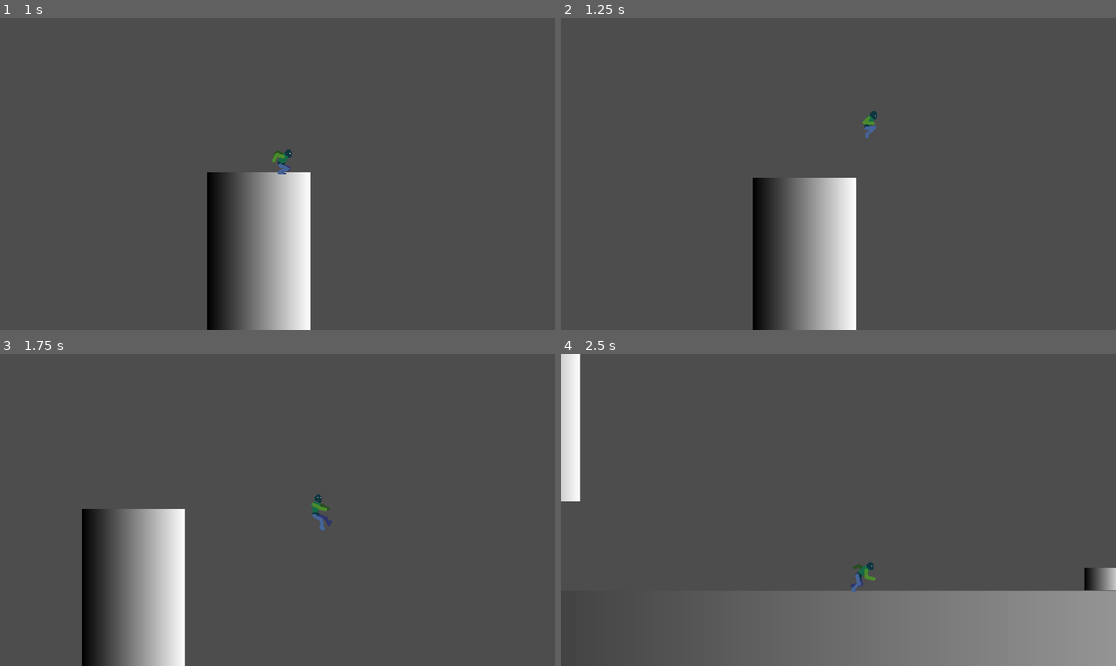
Above: before the commit, frames 1-4 (two rows, left to right).
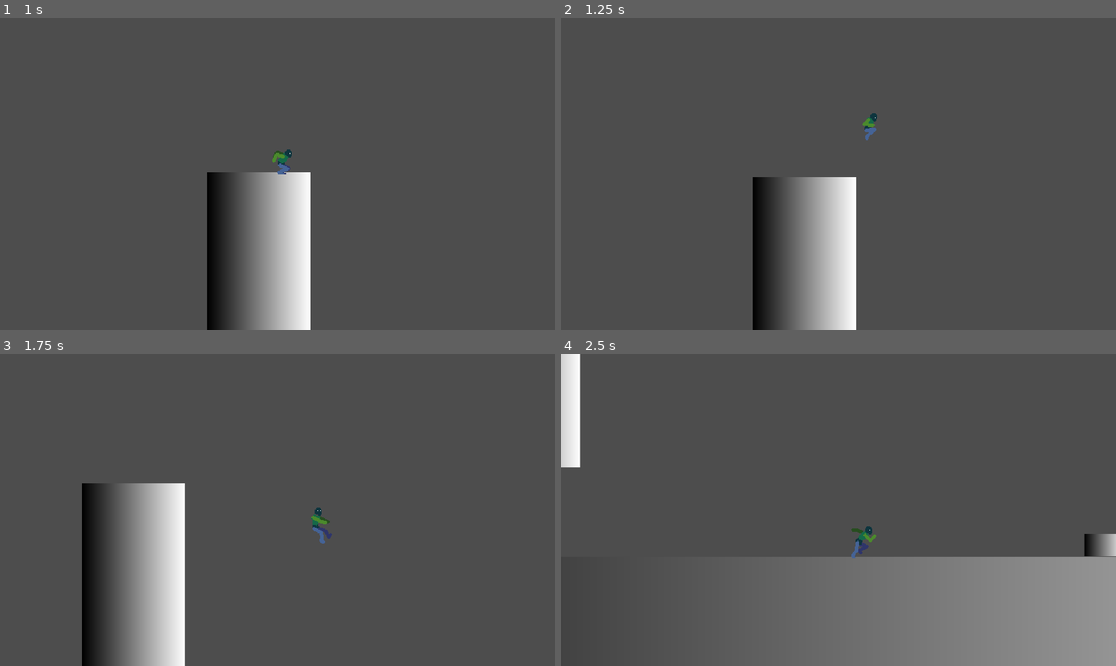
Above: after the commit, the same moments.

Repository: Trunixx/Project-Melee
Game: Godot game, scene res://scenes/main.tscn
Two runs of this game, one before a commit and one after it. Both use one fixed random seed, a clock stepped at 60 frames per second and the inputs below.
Inputs:
- Up to frame 1 (1 s): hold D (move_right) from 0.53 s (still down); hold Shift (sprinting) from 0.53 s (still down); tap Space (jump) at 0.77, 0.8 s
- Up to frame 2 (1.25 s): keep holding D (move_right); keep holding Shift (sprinting); tap Space (jump) at 1.07 s
- Up to frame 3 (1.75 s): keep holding D (move_right); release Shift (sprinting) at 1.28 s; tap Space (jump) at 1.35, 1.52 s; tap Shift (sprinting) at 1.55 s
- Up to frame 4 (2.5 s): tap Space (jump) at 1.82, 2.3 s; release D (move_right) at 2.03 s; hold A (move_left) from 2.03 s (still down); hold Shift (sprinting) from 2.03 s (still down)

Frame 1 is identical in both runs. In frame 2, 0.1% of the frame differs, in the area x 34-57%, y 29-52%; in frame 3, 1.5%; in frame 4, 7.0%, in the area x 0-100%, y 36-77%.

Commit message:
Changed the move method to a more maintainable one

Diff:
--- a/project.godot
+++ b/project.godot
@@ -20,6 +20,10 @@
 window/size/viewport_width=1920
 window/size/viewport_height=1080
 window/size/mode=2
+
+[editor_plugins]
+
+enabled=PackedStringArray("res://addons/fgi/plugin.cfg")
 
 [input]
 
--- a/resources/actor_stats.gd
+++ b/resources/actor_stats.gd
@@ -2,6 +2,7 @@
 
 @export var move_force : float = 120.0
 
+#TODO: Tune the gravity values
 @export var gravity : float = ProjectSettings.get_setting("physics/2d/default_gravity")
 @export var jump_gravity : float = max(ProjectSettings.get_setting("physics/2d/default_gravity") - 300, 680)
 
--- a/scripts/actor.gd
+++ b/scripts/actor.gd
@@ -27,12 +27,15 @@
 func apply_gravity(gravity : float, delta : float):
 	velocity.y += gravity * delta
 
-func apply_stopping_move(delta : float):
-	velocity.x = move_toward(velocity.x, 0, stats.ground_friction * delta)
-
 func apply_default_move(delta : float, speed_mult : float = 1.0):
 	var input_x = get_input_x()
 	velocity.x = move_toward(velocity.x, input_x * stats.move_force * speed_mult, stats.ground_acceleration * delta)
+
+func apply_stop_move(delta : float):
+	velocity.x = move_toward(velocity.x, 0, stats.ground_friction * delta)
+
+func apply_ground_move(delta : float, speed_mult : float = 1.0):
+	apply_default_move(delta,speed_mult)
 
 func apply_air_move(delta : float, speed_mult : float = 1.0):
 	apply_default_move(delta,speed_mult)
@@ -42,22 +45,7 @@
 	velocity.x = speed_bonus * input_x
 	velocity.x = move_toward(velocity.x, input_x * stats.move_force * speed_mult, stats.air_acceleration * delta)
 
-func do_move_by_mode(mode : String, delta : float, speed_bonus : float = 0.0, speed_mult: float = 1.0, gravity : float = stats.gravity):
-	match mode:
-		"idle":
-			apply_stopping_move(delta)
-		"ground":
-			apply_default_move(delta, speed_mult)
-		"jump":
-			apply_jump_move(delta, speed_bonus, speed_mult)
-		"air":
-			apply_default_move(delta, speed_mult)
-		"prejump":
-			apply_stopping_move(delta)
-		_:
-			printerr("Mode \"" + mode + "\" not recognized! Applying default \"ground\" mode.")
-			apply_default_move(speed_mult)
-
+func do_move(delta : float, gravity : float = stats.gravity):
 	apply_gravity(gravity, delta)
 	view.face_from_velocity(velocity.x)
 	move_and_slide()
--- a/scripts/states/falling.gd
+++ b/scripts/states/falling.gd
@@ -13,7 +13,8 @@
 	pass
 
 func physics_update(delta: float) -> void:
-	actor.do_move_by_mode("air", delta)
+	actor.apply_air_move(delta)
+	actor.do_move(delta, actor.stats.gravity)
 
 	if actor.is_on_floor():
 		if is_equal_approx(actor.get_input_x(), 0.0):
--- a/scripts/states/idle.gd
+++ b/scripts/states/idle.gd
@@ -13,7 +13,8 @@
 	pass
 
 func physics_update(delta: float) -> void:
-	actor.do_move_by_mode("idle", delta)
+	actor.apply_stop_move(delta)
+	actor.do_move(delta, actor.stats.gravity)
 
 	if not actor.is_on_floor():
 		finished.emit(FALLING)
--- a/scripts/states/jumpfalling.gd
+++ b/scripts/states/jumpfalling.gd
@@ -13,7 +13,8 @@
 	pass
 
 func physics_update(delta: float) -> void:
-	actor.do_move_by_mode("air", delta, 0.0, actor.stats.jumping_speed_multiplier)
+	actor.apply_air_move(delta, actor.stats.jumping_speed_multiplier)
+	actor.do_move(delta, actor.stats.gravity)
 
 	if actor.is_on_floor():
 		if is_equal_approx(actor.get_input_x(), 0.0):
--- a/scripts/states/jumping.gd
+++ b/scripts/states/jumping.gd
@@ -14,7 +14,8 @@
 	pass
 
 func physics_update(delta: float) -> void:
-	actor.do_move_by_mode("jump", delta, actor.stats.jump_speed_bonus, actor.stats.jumping_speed_multiplier, actor.stats.jump_gravity)
+	actor.apply_jump_move(delta, actor.stats.jump_speed_bonus, actor.stats.jumping_speed_multiplier)
+	actor.do_move(delta, actor.stats.gravity)
 
 	if actor.velocity.y >= 0:
 		finished.emit(JUMPFALLING)
--- a/scripts/states/longjumpfalling.gd
+++ b/scripts/states/longjumpfalling.gd
@@ -13,7 +13,8 @@
 	pass
 
 func physics_update(delta: float) -> void:
-	actor.do_move_by_mode("air", delta, 0.0, actor.stats.longjumping_speed_multiplier, actor.stats.gravity)
+	actor.apply_air_move(delta, actor.stats.longjumping_speed_multiplier)
+	actor.do_move(delta, actor.stats.gravity)
 
 	if actor.is_on_floor():
 		if is_equal_approx(actor.get_input_x(), 0.0):
--- a/scripts/states/longjumping.gd
+++ b/scripts/states/longjumping.gd
@@ -14,7 +14,8 @@
 	pass
 
 func physics_update(delta: float) -> void:
-	actor.do_move_by_mode("jump", delta, actor.stats.longjump_speed_bonus, actor.stats.longjumping_speed_multiplier, actor.stats.jump_gravity)
+	actor.apply_jump_move(delta, actor.stats.longjump_speed_bonus, actor.stats.longjumping_speed_multiplier)
+	actor.do_move(delta, actor.stats.gravity)
 
 	if actor.velocity.y >= 0:
 		finished.emit(LONGJUMPFALLING)
--- a/scripts/states/longprejump.gd
+++ b/scripts/states/longprejump.gd
@@ -13,7 +13,8 @@
 	pass
 
 func physics_update(delta: float) -> void:
-	actor.do_move_by_mode("prejump", delta, 0.0, actor.stats.longprejump_speed_multiplier)
+	actor.apply_stop_move(delta)
+	actor.do_move(delta, actor.stats.gravity)
 
 	if not actor.is_on_floor():
 		finished.emit(FALLING)
--- a/scripts/states/prejump.gd
+++ b/scripts/states/prejump.gd
@@ -13,7 +13,8 @@
 	pass
 
 func physics_update(delta: float) -> void:
-	actor.do_move_by_mode("prejump", delta, 0.0, actor.stats.prejump_speed_multiplier)
+	actor.apply_stop_move(delta)
+	actor.do_move(delta, actor.stats.gravity)
 
 	if not actor.is_on_floor():
 		finished.emit(FALLING)
--- a/scripts/states/running.gd
+++ b/scripts/states/running.gd
@@ -14,7 +14,8 @@
 	pass
 
 func physics_update(delta: float) -> void:
-	actor.do_move_by_mode("ground", delta, 0.0, actor.stats.running_multiplier)
+	actor.apply_ground_move(delta, actor.stats.running_multiplier)
+	actor.do_move(delta, actor.stats.gravity)
 
 	if not actor.is_on_floor():
 		finished.emit(FALLING)
--- a/scripts/states/sprinting.gd
+++ b/scripts/states/sprinting.gd
@@ -13,7 +13,8 @@
 	pass
 
 func physics_update(delta: float) -> void:
-	actor.do_move_by_mode("ground", delta, 0.0, actor.stats.sprinting_multiplier)
+	actor.apply_ground_move(delta, actor.stats.sprinting_multiplier)
+	actor.do_move(delta, actor.stats.gravity)
 
 	if not actor.is_on_floor():
 		finished.emit(FALLING)
